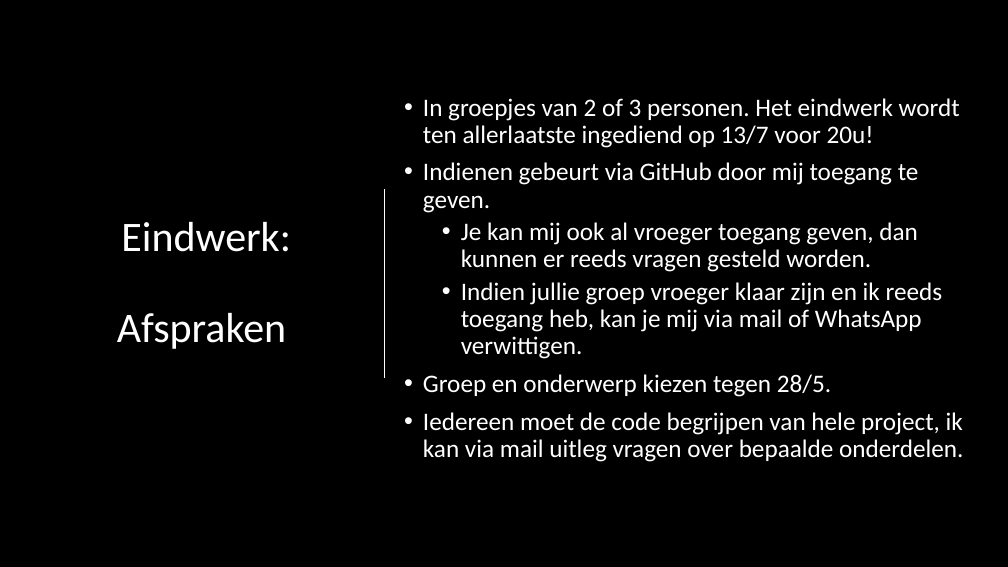
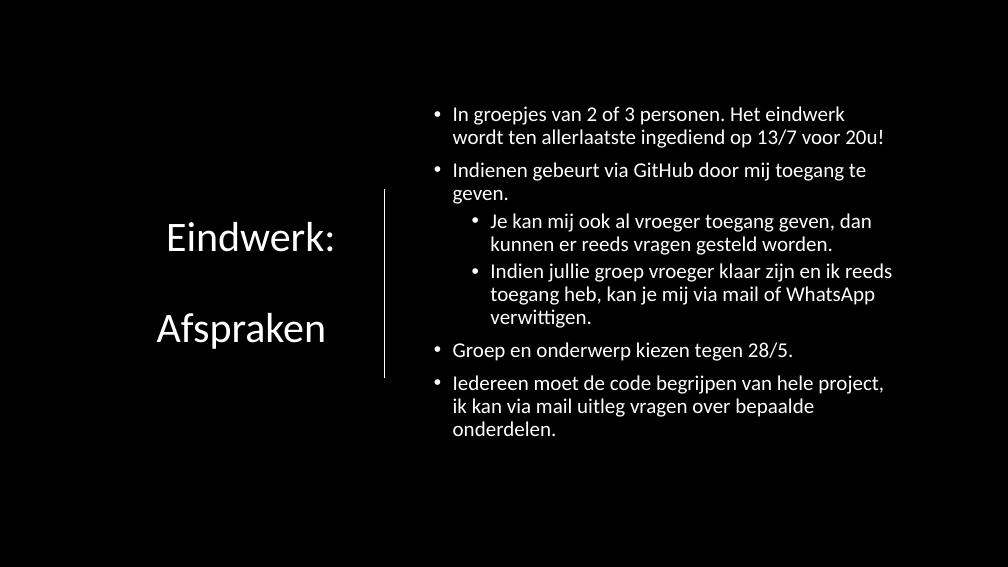
Before and after one commit to filipgeens/Syntra2020, a slide deck: slide 2 of Cursus/C# Developer - jaar 1.pptx. Drawn at 1008x567 pixels with LibreOffice and Linux fonts; fonts in the diff are those of the drawing; background and template pictures are left out. Boxes give left, top, right and bottom in pixels: in the first picture for what was removed or moved away, otherwise in the second. Text is boxed around its words. In the diff, an @@ line names an element or a change of style, - is before the commit and + after.

Commit message:
WPF hello world Examen - eindwerk toelichting bijgewerkt (foto)

```diff
--- a/Cursus/C# Developer - jaar 1.pptx
+++ b/Cursus/C# Developer - jaar 1.pptx
@@ title "Eindwerk: Afspraken" at (x1=157, y1=222, x2=336, y2=349): alignment centre to right @@
@@ text "In groepjes van 2 of ..." moved from (x1=423, y1=98, x2=963, y2=462) to (x1=453, y1=106, x2=892, y2=436) @@
@@ text "In groepjes van 2 of ..." at (x1=453, y1=106, x2=892, y2=436): size 24 to 20 pt @@
```
Also in this commit, not shown: 1 other slide changed, 15 other files.
